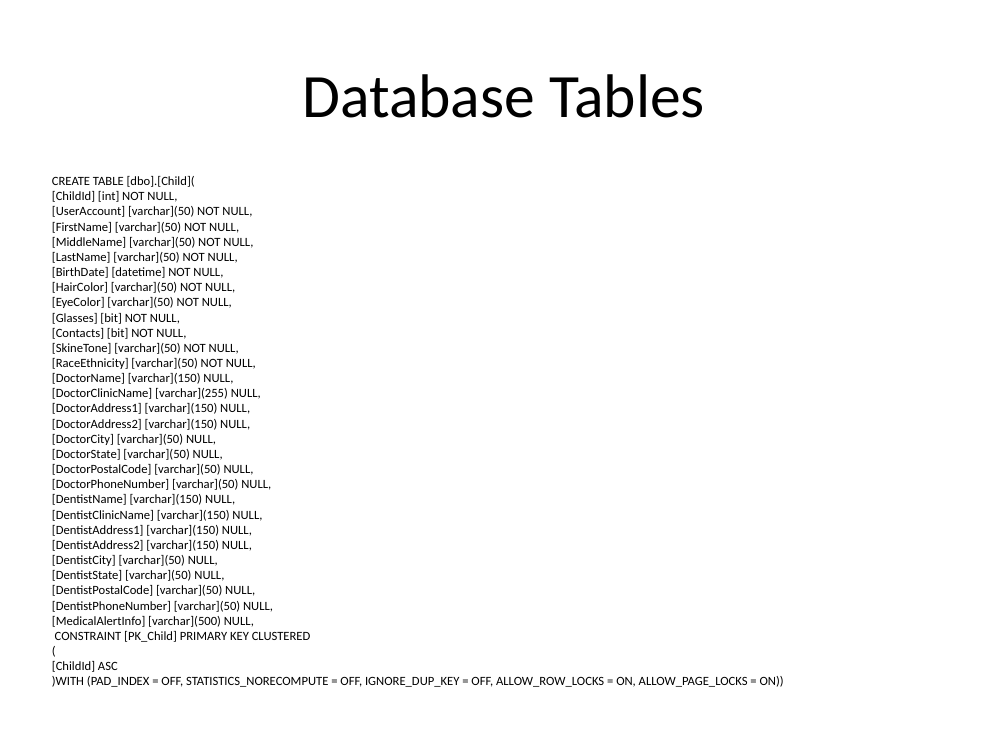
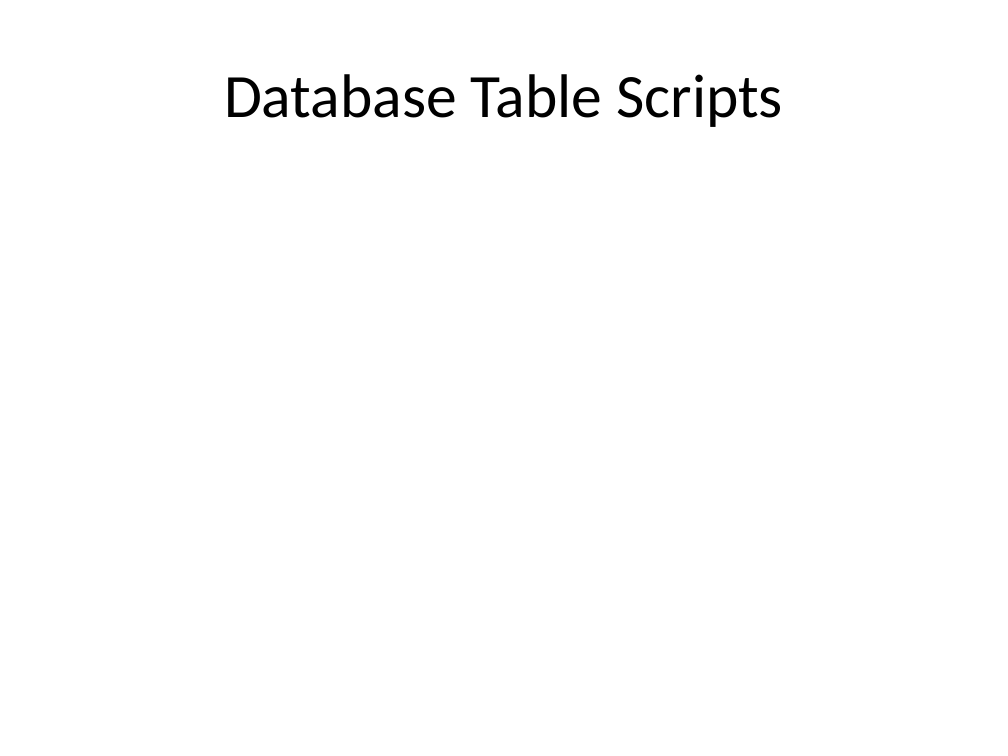
Before and after one commit to Magenic/MissingChildrenMinnesota, a slide deck: slide 8 of Docs/MCM Application Flow.pptx (slide 6 before the commit). Drawn at 1008x756 pixels with LibreOffice and Linux fonts; fonts in the diff are those of the drawing. Boxes give left, top, right and bottom in pixels: in the first picture for what was removed or moved away, otherwise in the second. Text is boxed around its words. In the diff, an @@ line names an element or a change of style, - is before the commit and + after.

```diff
--- a/Docs/MCM Application Flow.pptx
+++ b/Docs/MCM Application Flow.pptx
@@ title at box(224, 74, 783, 127): text changed @@
-Database Tables
+Database Table Scripts
@@ text removed at box(52, 176, 784, 687) @@
-CREATE TABLE [dbo].[Child](
-[ChildId] [int] NOT NULL,
-[UserAccount] [varchar](50) NOT NULL,
-[FirstName] [varchar](50) NOT NULL,
-[MiddleName] [varchar](50) NOT NULL,
-[LastName] [varchar](50) NOT NULL,
-[BirthDate] [datetime] NOT NULL,
-[HairColor] [varchar](50) NOT NULL,
-[EyeColor] [varchar](50) NOT NULL,
-[Glasses] [bit] NOT NULL,
-[Contacts] [bit] NOT NULL,
-[SkineTone] [varchar](50) NOT NULL,
-[RaceEthnicity] [varchar](50) NOT NULL,
-[DoctorName] [varchar](150) NULL,
-[DoctorClinicName] [varchar](255) NULL,
-[DoctorAddress1] [varchar](150) NULL,
-[DoctorAddress2] [varchar](150) NULL,
-[DoctorCity] [varchar](50) NULL,
-[DoctorState] [varchar](50) NULL,
-[DoctorPostalCode] [varchar](50) NULL,
-[DoctorPhoneNumber] [varchar](50) NULL,
-[DentistName] [varchar](150) NULL,
-[DentistClinicName] [varchar](150) NULL,
-[DentistAddress1] [varchar](150) NULL,
-[DentistAddress2] [varchar](150) NULL,
-[DentistCity] [varchar](50) NULL,
-[DentistState] [varchar](50) NULL,
-[DentistPostalCode] [varchar](50) NULL,
-[DentistPhoneNumber] [varchar](50) NULL,
-[MedicalAlertInfo] [varchar](500) NULL,
-CONSTRAINT [PK_Child] PRIMARY KEY CLUSTERED
-(
-[ChildId] ASC
-)WITH (PAD_INDEX = OFF, STATISTICS_NORECOMPUTE = OFF, IGNORE_DUP_KEY = OFF, ALLOW_ROW_LOCKS = ON, ALLOW_PAGE_LOCKS = ON))
```
Also in this commit, not shown: 3 other slides changed, 4 slides added, 3 slides removed.
